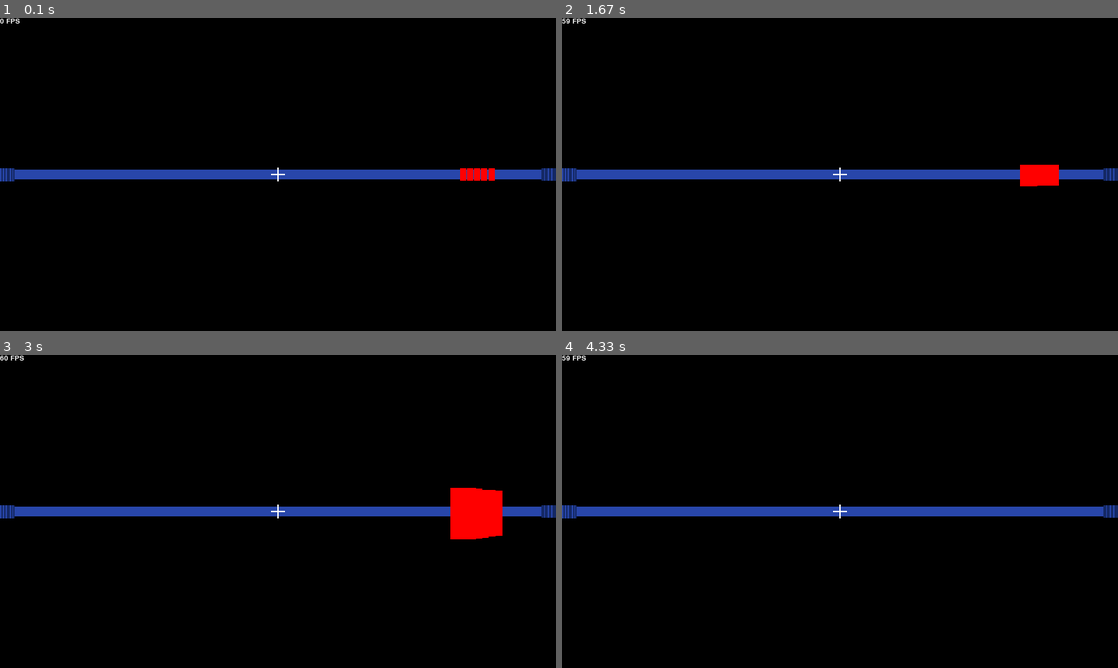
Above: before the commit, frames 1-4 (two rows, left to right).
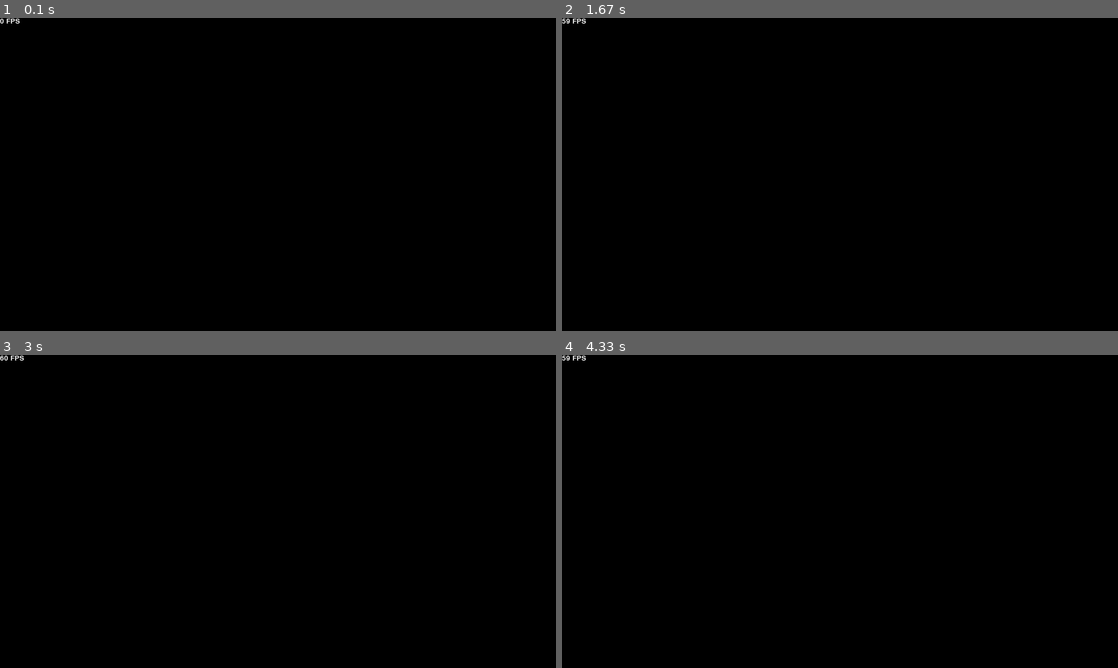
Above: after the commit, the same moments.

Repository: MuhDash73/pygame_fps
Game: pygame game, started from main.py
The game is run twice, just before and just after one commit, with the same random seed, the same clock (stepped at 60 frames per second) and the same inputs.
Inputs:
- Up to frame 1 (0.1 s): no input
- Up to frame 2 (1.67 s): no input
- Up to frame 3 (3 s): no input
- Up to frame 4 (4.33 s): no input

The runs differ from the first frame. In frame 1, 3.2% of the frame differs, in the area x 0-100%, y 47-53%; in frame 2, 3.4%; in frame 3, 4.4%, in the area x 0-100%, y 42-59%; in frame 4, 3.2%.

Commit message:
started title screen

Diff:
--- a/game.py
+++ b/game.py
@@ -12,7 +12,7 @@
 class Game():
     def __init__(self):
         self.surface = pygame.Surface((WIDTH, HEIGHT))
-        self.state = "playing"
+        self.state = "start_menu"
 
         self.visible_sprites_start = pygame.sprite.Group()
 
Binary file added: Assets/Title screens/pixil-frame-0.png
